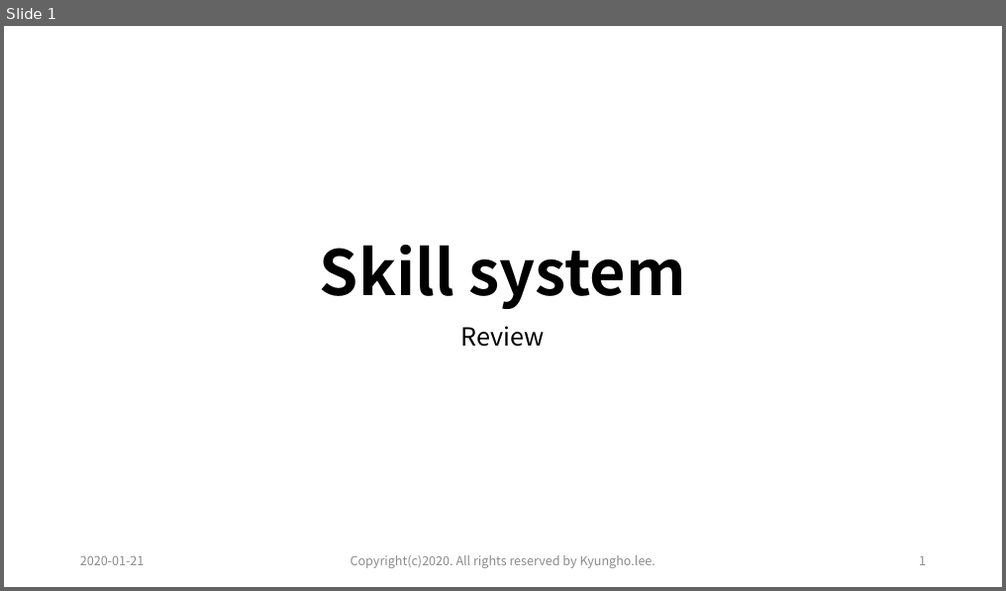
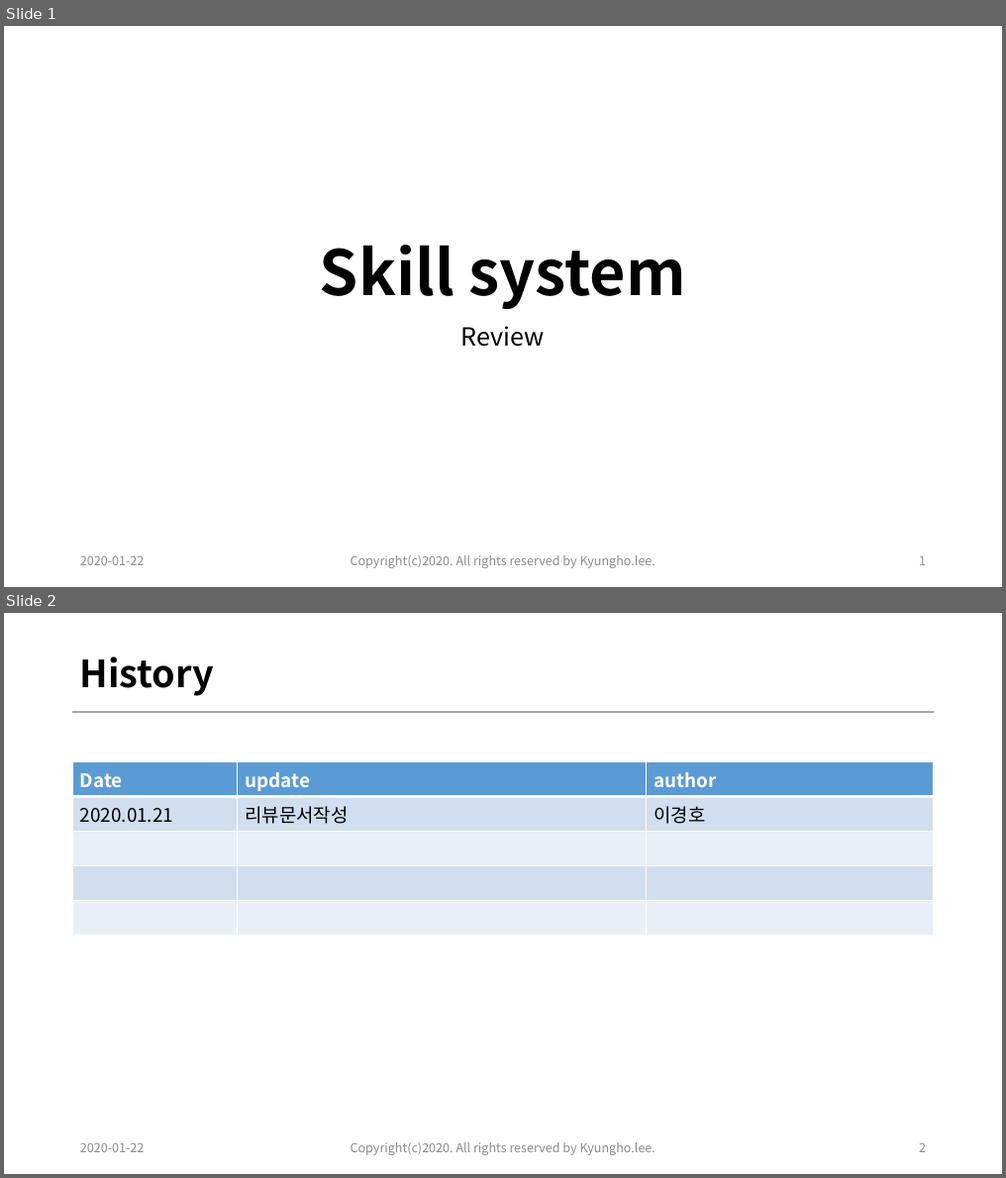
Before and after one commit to kyungho-lee/Multicampus_training, a slide deck: 02.시스템기획/04.skill/[실습_09]20200121_system_design_skill_review_이경호_ver0.1.pptx. Shown one above the other, each under a label of ours: slide 1 before the commit, slides 1 and 2 after it. The pictures are 1006x591 and 1006x1178 pixels, drawn with LibreOffice and Linux fonts; fonts in the diff are those of the drawing. Boxes give left, top, right and bottom in pixels: in the first picture for what was removed or moved away, otherwise in the second. Text is boxed around its words. In the diff, an @@ line names an element or a change of style, - is before the commit and + after.

Commit message:
20200122_스킬문서업데이트

```diff
--- a/02.시스템기획/04.skill/[실습_09]20200121_system_design_skill_review_이경호_ver0.1.pptx
+++ b/02.시스템기획/04.skill/[실습_09]20200121_system_design_skill_review_이경호_ver0.1.pptx
@@ slide 2 added at box(4, 613, 1002, 1174), background #FFFFFF @@
@@ title added at box(80, 657, 214, 696), 36 pt, text #000000, bold @@
+History
@@ line added from (73, 712) to (934, 712), #A5A5A5 2.25 pt @@
@@ table added at box(73, 762, 933, 915), 5 rows, 3 columns @@
+Date | update | author
+2020.01.21 | 리뷰문서작성 | 이경호
+ |  | 
+ |  | 
+ |  | 
@@ text added at box(80, 1144, 145, 1153), 12 pt, text #8C8C8C @@
+2020-01-22
@@ text added at box(350, 1143, 655, 1156), 12 pt, text #8C8C8C @@
+Copyright(c)2020. All rights reserved by Kyungho.lee.
@@ page number added at box(919, 1144, 926, 1153), 12 pt, text #8C8C8C @@
+2
@@ slide 1 changed as well @@
@@ text at box(80, 557, 145, 566): text changed @@
-2020-01-21
+2020-01-22
```
Also in this commit, not shown: 6 other slides changed, 1 other slide added, 7 other files.
